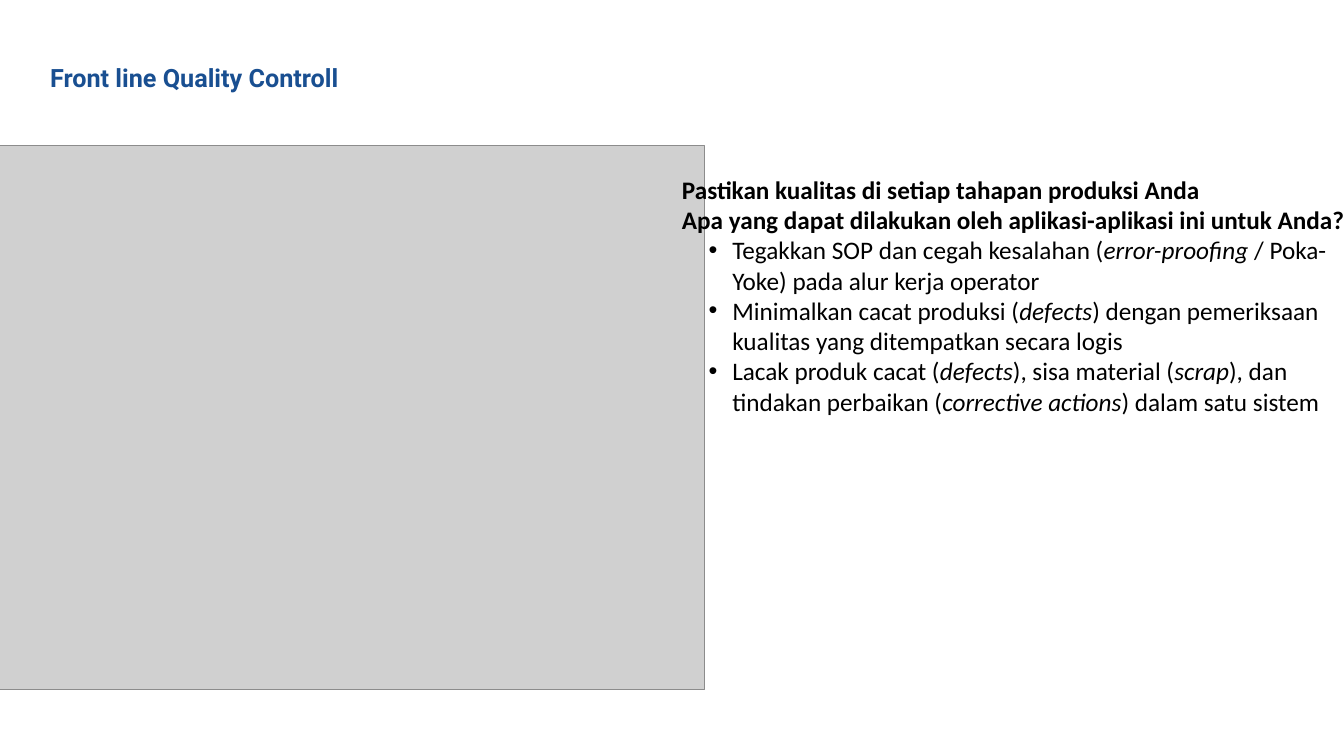
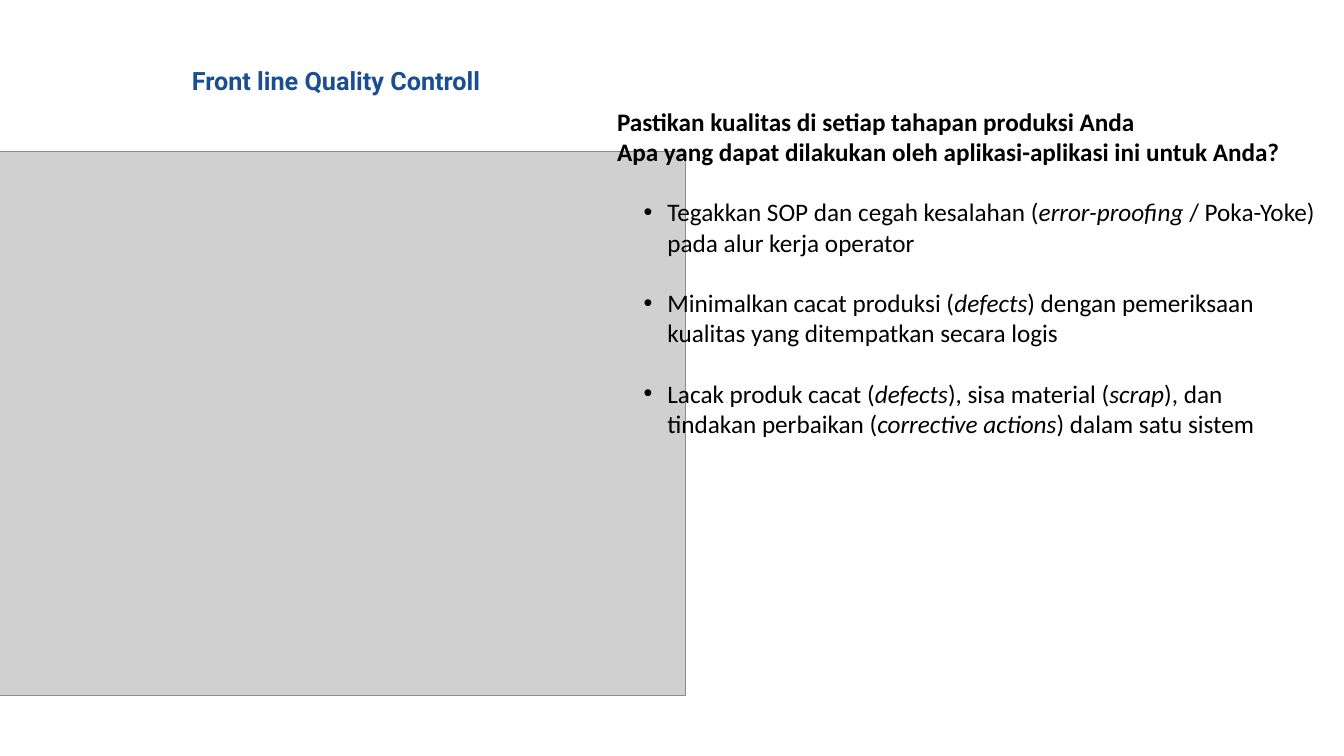
Before and after one commit to zainalkhmi/mavi-mes, a slide deck: slide 4 of mavi_mes_presentation_v2.pptx. Drawn at 1344x756 pixels with LibreOffice and Linux fonts; fonts in the diff are those of the drawing; grey boxes stand for pictures. Boxes give left, top, right and bottom in pixels: in the first picture for what was removed or moved away, otherwise in the second. Text is boxed around its words. In the diff, an @@ line names an element or a change of style, - is before the commit and + after.

```diff
--- a/mavi_mes_presentation_v2.pptx
+++ b/mavi_mes_presentation_v2.pptx
@@ text "Front line Quality Controll": place and size @@
-text "Front line Quality Controll" at bbox=[50, 68, 339, 93]
+text "Front line Quality Controll" at bbox=[192, 71, 480, 96]
@@ text "Front line Quality Controll" at bbox=[192, 71, 480, 96]: alignment left to centre @@
@@ text "Pastikan kualitas di setiap tahapan ..." rewrapped from bbox=[682, 178, 1344, 415] to bbox=[617, 113, 1315, 440] @@
@@ picture: place and size @@
-picture at bbox=[0, 145, 706, 690]
+picture at bbox=[0, 151, 686, 696]
```
Also in this commit, not shown: 2 other slides changed, 1 slide added, 6 other files.
